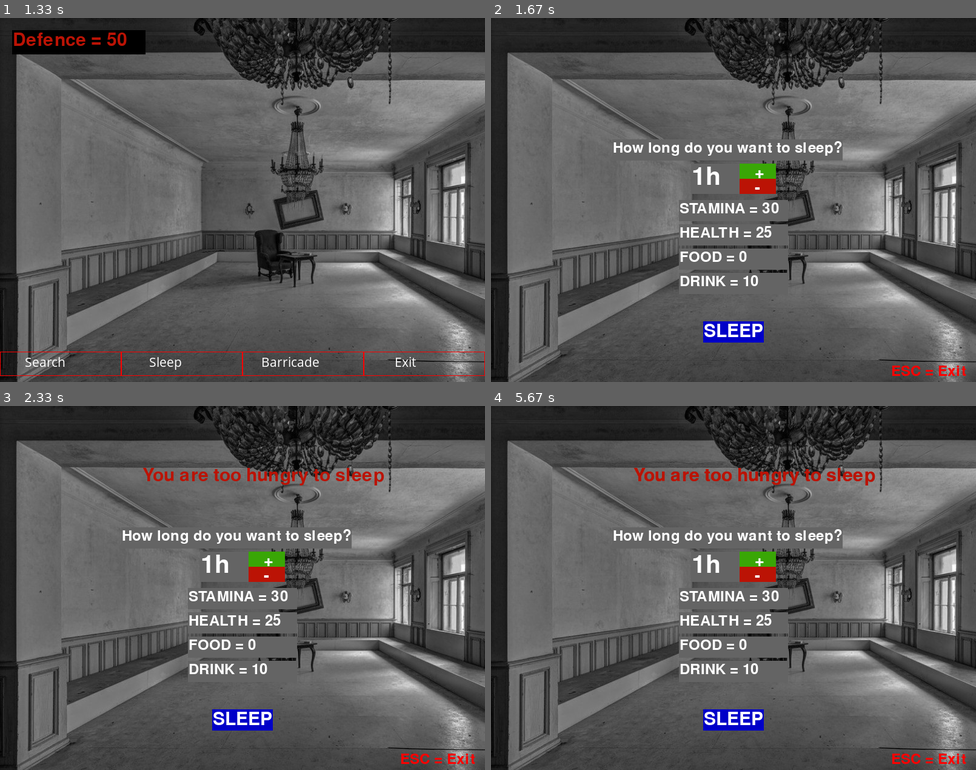
Above: before the commit, frames 1-4 (two rows, left to right).
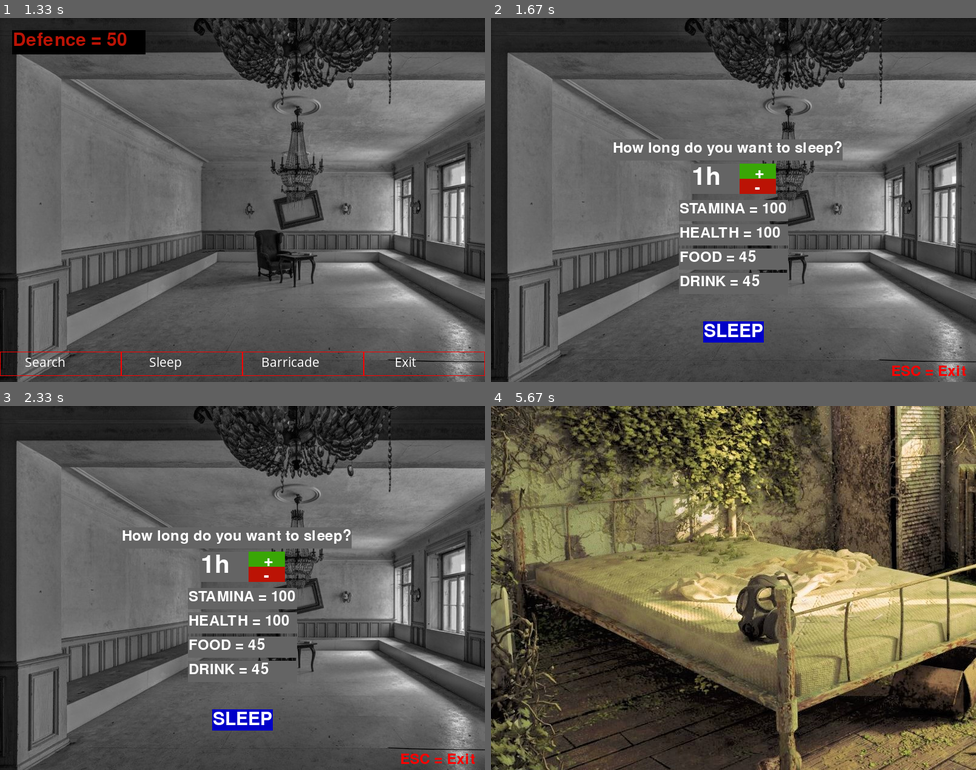
Above: after the commit, the same moments.

Repository: darek-k/pygame-project
Game: pygame game, started from test.py
Two runs of this game, one before a commit and one after it. Both use one fixed random seed, a clock stepped at 60 frames per second and the inputs below.
Inputs (mouse positions are in pixels of both pictures, inside the frame that each line leads up to):
- Up to frame 1 (1.33 s): click "START" at 0.38 s; click (126, 203) at 0.72 s; click (295, 192) at 1.05 s
- Up to frame 2 (1.67 s): click "Sleep" at 1.38 s
- Up to frame 3 (2.33 s): click "+" at 1.72 s; click (266, 573) at 2.05 s, where only the run after the commit has a clickable "-"
- Up to frame 4 (5.67 s): click (757, 558) at 2.38 s, where only the run after the commit has a clickable "+"; click (757, 558) at 2.72 s, where only the run after the commit has a clickable "+"; click (757, 558) at 3.05 s, where only the run after the commit has a clickable "+"; click (757, 558) at 3.38 s, where only the run after the commit has a clickable "+"; click (752, 573) at 3.72 s; click (733, 719) at 4.05 s, where only the run after the commit has a clickable "SLEEP"

Frame 1 is identical in both runs. In frame 2, 0.3% of the frame differs, in the area x 51-61%, y 50-74%; in frame 3, 1.0%; in frame 4, 92%, in the area x 0-100%, y 0-100%.

Commit message:
Fix 'Barricade' option

Diff:
--- a/test.py
+++ b/test.py
@@ -158,10 +158,10 @@
         self.attack = 1
         self.defence = 1
 
-        self.food = 5
-        self.drink = 15
-        self.stamina = 20
-        self.health = 15
+        self.food = 50
+        self.drink = 50
+        self.stamina = 100
+        self.health = 100
 
         self.exp = 0
         self.level = 1
@@ -201,7 +201,7 @@
         if self.drink < 0:
             self.health -= 10
             self.drink = 0
-        if self.health == 0:
+        if self.health <= 0:
             game_over_window.open_game_over_window()
 
     def use_item(self, index, type, attribute):   ######## Przenieś tę metodę do klasy PlayerEquipment ##########
@@ -281,10 +281,18 @@
 
     def open_sleep_window(self, image, previous_window):
         h = str(1)
-        stamina = int(player1.stamina) + 10
+
+        if player1.stamina < 100:
+            stamina = int(player1.stamina) + 10
+        else:
+            stamina = 100
+
         hours_to_full_stamina = int((100 - player1.stamina) / 10)
 
-        health = int(player1.health) + 10
+        if player1.health < 100:
+            health = int(player1.health) + 10
+        else:
+            health = 100
         hours_to_full_health = int((80 - player1.health) / 10)
 
         food = int(player1.food)
@@ -472,7 +480,8 @@
         location_window.open_location_window(image, window_name, chest_location, found_item_location, defence, location_name)
 
 
-    def open_barricade_window(self, image, previous_window, defence, location_name, window_name, chest_location, found_item_location): # It's used in open_location_window()
+    def open_barricade_window(self, image, previous_window, defence, location_name, window_name, chest_location, found_item_location):
+                                                            # It's used in open_location_window()
 
         defence_on_begin = defence
         new_defence = 0
@@ -578,7 +587,7 @@
                     if event.button == 1:
                         if button.collidepoint(event.pos):
 
-                            # Update
+                            # Update statistics
                             new_defence = defence
                             player1.stamina = stamina
                             player1.health = health
@@ -587,33 +596,37 @@
 
 
 
-
-
                             # Remove used Boards
                             used_boards_number = boards_number_on_begin - boards_number
+                            print('liczba usunietych desek: ', used_boards_number)
                             print('liczba pozostałych desek: ', boards_number)
-                            print('liczba usunietych desek: ', used_boards_number)
-                            print(inventory.inventory)
-
-
-                            ##########   Przemyśl jak rozwiązać ten syf poniżej ##########
-                            for item in inventory.inventory:
-                                print(item.name.strip())
-                                print(inventory.inventory.index(item))
-                                item_index = (inventory.inventory.index(item.name))
-
-                                inventory.inventory.remove(item_index)
-
-
-                            # index = inventory.inventory.index('Board')
-
-                            ###### Muszę znaleźć indeksy dla użytych desek i będę mógł wykorzystać kod poniżej #######
-                            # index = 0
-                            # item_index = list(inventory.inventory)[index]
-                            # print(index, item_index)
-
-
-                            # del inventory.inventory[2]
+
+
+                            # Create list of items names
+                            names_list = [item.name for item in inventory.inventory]
+                            print(names_list)
+
+
+                            start_index = 0
+                            for item in range(used_boards_number):
+                                print(names_list.index("Board", start_index))
+                                index = names_list.index("Board", start_index)
+                                start_index += 1
+
+                                del inventory.inventory[index]
+                                names_list = [item.name for item in inventory.inventory]
+                                print('Usunięto przedmiot z indeksem: ', index)
+
+
+
+
+
+
+
+
+                                # inventory.inventory.remove(index)  # Remove Item from inventory.inventory[]
+                                # names_list.remove(index.name)  # Remove Item from items_names[]
+
 
 
 
@@ -682,6 +695,7 @@
         self.size_y = size_y
         self.icon = icon
         self.type = type
+
 
 
 # Create weapon instances
@@ -731,8 +745,8 @@
 cocaine = Item('Cocaine', 5, 200, 200, 'stamina', '')
 
 # Create other instances
-board = Item("       Board", '', 200, 200, 'other', '')
-key = Item('         Key', '', 200, 200, 'other', '')
+board = Item("Board", '', 200, 200, 'other', '')
+key = Item('Key', '', 200, 200, 'other', '')
 
 
 class Inventory:
@@ -928,18 +942,10 @@
 inventory = Inventory()  # Create instance - Inventory
 
 # Add items to inventory
-inventory.add_to_inventory(painkillers)
 inventory.add_to_inventory(board)
+inventory.add_to_inventory(vest)
+inventory.add_to_inventory(cocaine)
 inventory.add_to_inventory(board)
-inventory.add_to_inventory(board)
-inventory.add_to_inventory(board)
-inventory.add_to_inventory(board)
-inventory.add_to_inventory(board)
-
-inventory.add_to_inventory(vest)
-
-inventory.add_to_inventory(cocaine)
-
 inventory.add_to_inventory(water)
 
 
